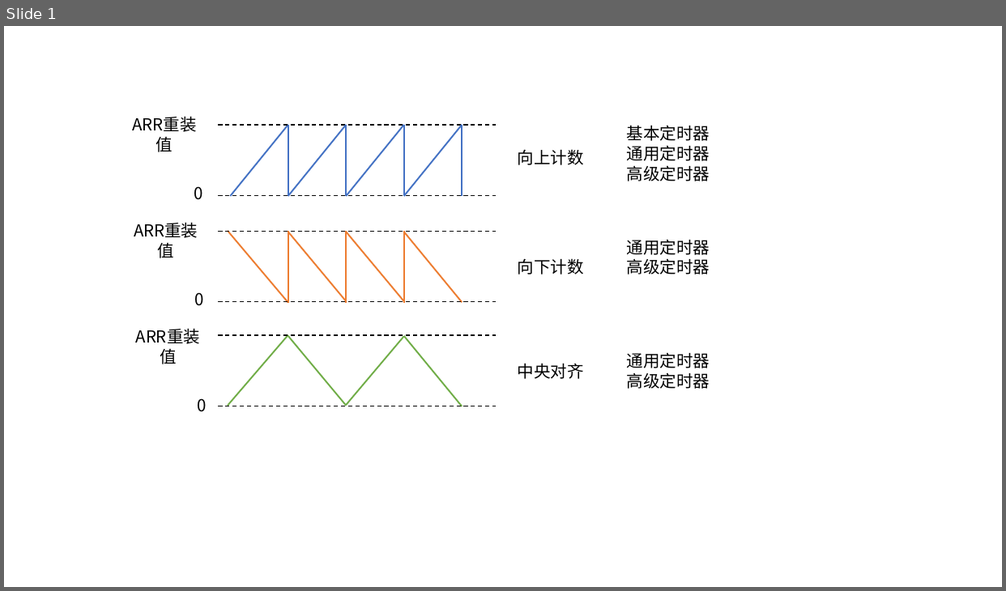
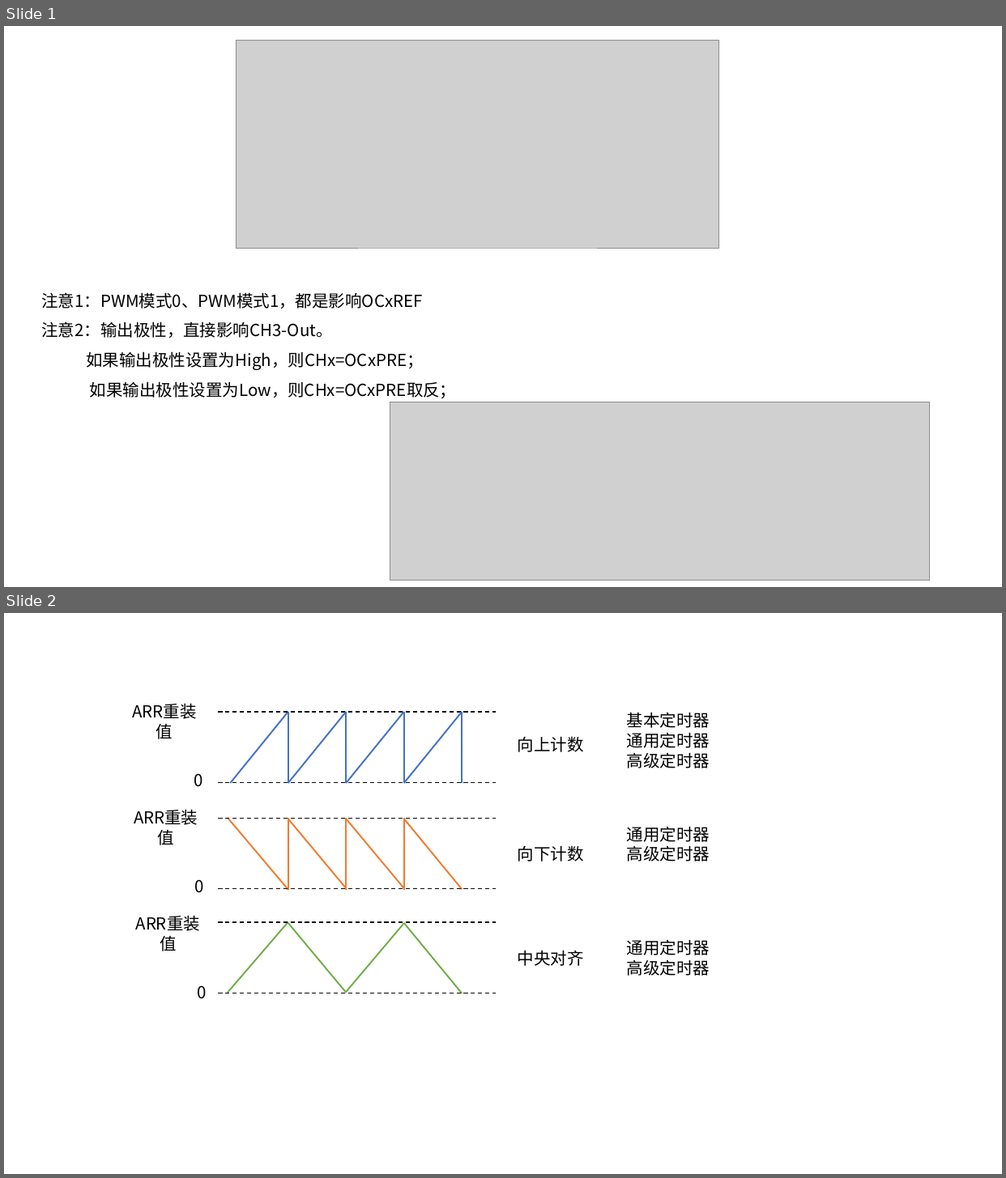
Before and after one commit to ZQuanCheng/stm32_study, a slide deck: 江科大自化协/笔记中自画图或照片/STM32F10x-通用定时器/定时器计数模式 - 定时器输出比较PWM模式1.pptx. Shown one above the other, each under a label of ours: slide 1 before the commit, slides 1 and 2 after it. The pictures are 1006x591 and 1006x1178 pixels, drawn with LibreOffice and Linux fonts; fonts in the diff are those of the drawing; grey boxes stand for pictures. Boxes give left, top, right and bottom in pixels: in the first picture for what was removed or moved away, otherwise in the second. Text is boxed around its words. In the diff, an @@ line names an element or a change of style, - is before the commit and + after.

```diff
--- a/江科大自化协/笔记中自画图或照片/STM32F10x-通用定时器/定时器计数模式 - 定时器输出比较PWM模式1.pptx
+++ b/江科大自化协/笔记中自画图或照片/STM32F10x-通用定时器/定时器计数模式 - 定时器输出比较PWM模式1.pptx
@@ slide 1 added at (4, 26, 1002, 587), background #FFFFFF @@
@@ picture added at (236, 41, 719, 248) @@
@@ text added at (41, 292, 457, 399), 16 pt, text #000000 @@
+注意1：PWM模式0、PWM模式1，都是影响OCxREF
+注意2：输出极性，直接影响CH3-Out。
+如果输出极性设置为High，则CHx=OCxPRE；
+如果输出极性设置为Low，则CHx=OCxPRE取反；
@@ picture added at (390, 403, 929, 581) @@
@@ what was slide 1 is now slide 2 @@
```
Also in this commit, not shown: 3 slides changed, 1 other slide added, 7 other files.
